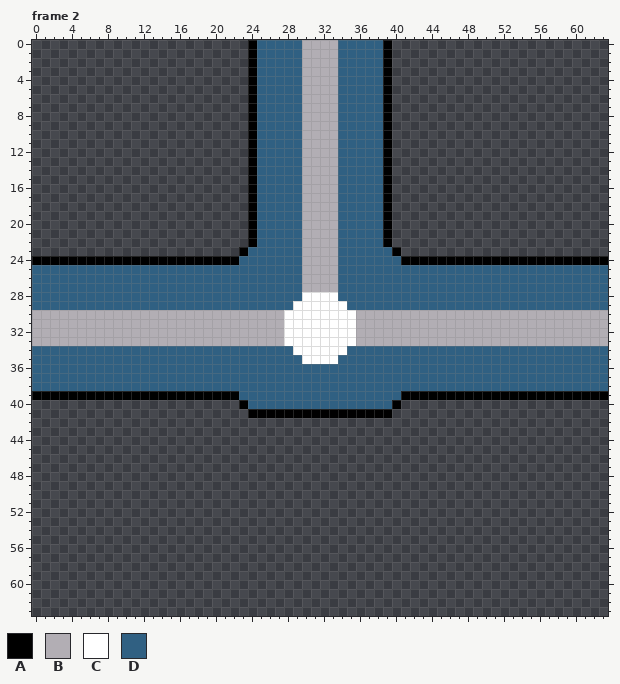
Two states of a pixel-art file, aseprite-wire-grid/wire_tiles.aseprite. This is how it looked before the edit.
64x64 pixels, 3 frames. Shown: frame 2. The commit also changed other frames, which this record leaves out.
Visible layers, top first: "Wire", "BG".
Palette (. is transparent): A #000000  B #b2aeb4  C #ffffff  D #306082
Pixels before, frame 2 (only the part around the change), first column x 0:
 0 ........................ADDDDDBBBBDDDDDA........................
 1 ........................ADDDDDBBBBDDDDDA........................
 2 ........................ADDDDDBBBBDDDDDA........................
 3 ........................ADDDDDBBBBDDDDDA........................
 4 ........................ADDDDDBBBBDDDDDA........................
 5 ........................ADDDDDBBBBDDDDDA........................
 6 ........................ADDDDDBBBBDDDDDA........................
 7 ........................ADDDDDBBBBDDDDDA........................
 8 ........................ADDDDDBBBBDDDDDA........................
 9 ........................ADDDDDBBBBDDDDDA........................
10 ........................ADDDDDBBBBDDDDDA........................
11 ........................ADDDDDBBBBDDDDDA........................
12 ........................ADDDDDBBBBDDDDDA........................
13 ........................ADDDDDBBBBDDDDDA........................
14 ........................ADDDDDBBBBDDDDDA........................
15 ........................ADDDDDBBBBDDDDDA........................
16 ........................ADDDDDBBBBDDDDDA........................
17 ........................ADDDDDBBBBDDDDDA........................
18 ........................ADDDDDBBBBDDDDDA........................
19 ........................ADDDDDBBBBDDDDDA........................
20 ........................ADDDDDBBBBDDDDDA........................
21 ........................ADDDDDBBBBDDDDDA........................
22 ........................ADDDDDBBBBDDDDDA........................
23 .......................ADDDDDDBBBBDDDDDDA.......................
24 AAAAAAAAAAAAAAAAAAAAAAADDDDDDDBBBBDDDDDDDAAAAAAAAAAAAAAAAAAAAAAA
25 DDDDDDDDDDDDDDDDDDDDDDDDDDDDDDBBBBDDDDDDDDDDDDDDDDDDDDDDDDDDDDDD
26 DDDDDDDDDDDDDDDDDDDDDDDDDDDDDDBBBBDDDDDDDDDDDDDDDDDDDDDDDDDDDDDD
27 DDDDDDDDDDDDDDDDDDDDDDDDDDDDDDBBBBDDDDDDDDDDDDDDDDDDDDDDDDDDDDDD
28 DDDDDDDDDDDDDDDDDDDDDDDDDDDDDDCCCCDDDDDDDDDDDDDDDDDDDDDDDDDDDDDD
29 DDDDDDDDDDDDDDDDDDDDDDDDDDDDDCCCCCCDDDDDDDDDDDDDDDDDDDDDDDDDDDDD
30 BBBBBBBBBBBBBBBBBBBBBBBBBBBBCCCCCCCCBBBBBBBBBBBBBBBBBBBBBBBBBBBB
31 BBBBBBBBBBBBBBBBBBBBBBBBBBBBCCCCCCCCBBBBBBBBBBBBBBBBBBBBBBBBBBBB
32 BBBBBBBBBBBBBBBBBBBBBBBBBBBBCCCCCCCCBBBBBBBBBBBBBBBBBBBBBBBBBBBB
33 BBBBBBBBBBBBBBBBBBBBBBBBBBBBCCCCCCCCBBBBBBBBBBBBBBBBBBBBBBBBBBBB
34 DDDDDDDDDDDDDDDDDDDDDDDDDDDDDCCCCCCDDDDDDDDDDDDDDDDDDDDDDDDDDDDD
35 DDDDDDDDDDDDDDDDDDDDDDDDDDDDDDCCCCDDDDDDDDDDDDDDDDDDDDDDDDDDDDDD
36 DDDDDDDDDDDDDDDDDDDDDDDDDDDDDDDDDDDDDDDDDDDDDDDDDDDDDDDDDDDDDDDD
37 DDDDDDDDDDDDDDDDDDDDDDDDDDDDDDDDDDDDDDDDDDDDDDDDDDDDDDDDDDDDDDDD
38 DDDDDDDDDDDDDDDDDDDDDDDDDDDDDDDDDDDDDDDDDDDDDDDDDDDDDDDDDDDDDDDD
39 AAAAAAAAAAAAAAAAAAAAAAADDDDDDDDDDDDDDDDDDAAAAAAAAAAAAAAAAAAAAAAA
40 .......................ADDDDDDDDDDDDDDDDA.......................
41 ........................AAAAAAAAAAAAAAAA........................
42 ................................................................
43 ................................................................
44 ................................................................
45 ................................................................
46 ................................................................
47 ................................................................
48 ................................................................
49 ................................................................
50 ................................................................
51 ................................................................
52 ................................................................
53 ................................................................
54 ................................................................
55 ................................................................
56 ................................................................
57 ................................................................
58 ................................................................
59 ................................................................
60 ................................................................
61 ................................................................
62 ................................................................
63 ................................................................
Now the later version:
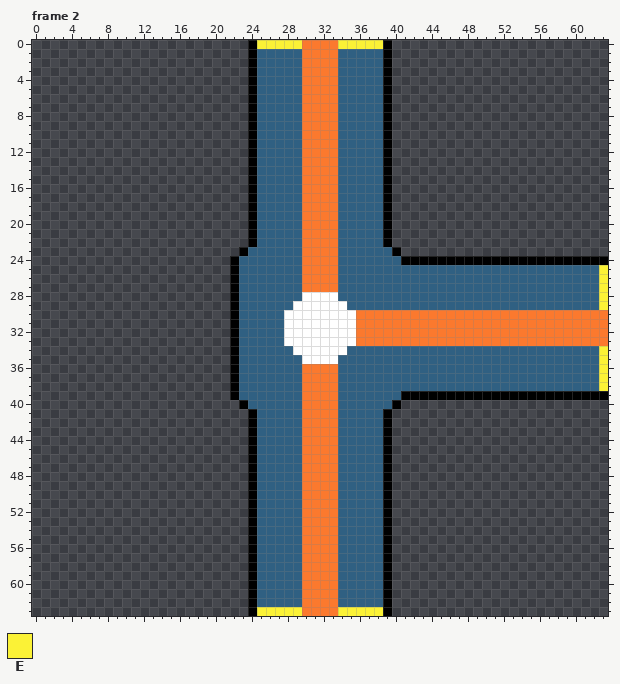
Colours new in this view: E #fbf236
Difference:
layer "Connected" now shown
colour B: #b2aeb4 -> #fb792e
Changed rows in their new state; - is a pixel that keeps its letter.
Frame 2, layers "Connected", "Wire":
first column x 25:
 0 EEEEE----EEEEE
first column x 0:
24 ......................------------------------------------------
25 ......................A----------------------------------------E
26 ......................A----------------------------------------E
27 ......................A----------------------------------------E
28 ......................A----------------------------------------E
29 ......................A----------------------------------------E
30 ......................ADDDDD------------------------------------
31 ......................ADDDDD------------------------------------
32 ......................ADDDDD------------------------------------
33 ......................ADDDDD------------------------------------
34 ......................A----------------------------------------E
35 ......................A----------------------------------------E
36 ......................A-------BBBB-----------------------------E
37 ......................A-------BBBB-----------------------------E
38 ......................A-------BBBB-----------------------------E
39 ......................--------BBBB------------------------------
40 ------------------------------BBBB------------------------------
41 -------------------------DDDDDBBBBDDDDD-------------------------
42 ------------------------ADDDDDBBBBDDDDDA------------------------
43 ------------------------ADDDDDBBBBDDDDDA------------------------
44 ------------------------ADDDDDBBBBDDDDDA------------------------
45 ------------------------ADDDDDBBBBDDDDDA------------------------
46 ------------------------ADDDDDBBBBDDDDDA------------------------
47 ------------------------ADDDDDBBBBDDDDDA------------------------
48 ------------------------ADDDDDBBBBDDDDDA------------------------
49 ------------------------ADDDDDBBBBDDDDDA------------------------
50 ------------------------ADDDDDBBBBDDDDDA------------------------
51 ------------------------ADDDDDBBBBDDDDDA------------------------
52 ------------------------ADDDDDBBBBDDDDDA------------------------
53 ------------------------ADDDDDBBBBDDDDDA------------------------
54 ------------------------ADDDDDBBBBDDDDDA------------------------
55 ------------------------ADDDDDBBBBDDDDDA------------------------
56 ------------------------ADDDDDBBBBDDDDDA------------------------
57 ------------------------ADDDDDBBBBDDDDDA------------------------
58 ------------------------ADDDDDBBBBDDDDDA------------------------
59 ------------------------ADDDDDBBBBDDDDDA------------------------
60 ------------------------ADDDDDBBBBDDDDDA------------------------
61 ------------------------ADDDDDBBBBDDDDDA------------------------
62 ------------------------ADDDDDBBBBDDDDDA------------------------
63 ------------------------AEEEEEBBBBEEEEEA------------------------
Changed places in both pictures, as pixel boxes (x1, y1, x2, y2):
changed: (32, 40, 608, 616)
